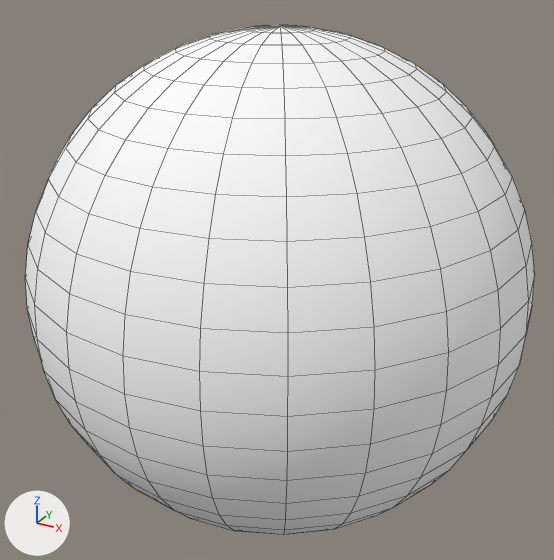
One commit to the FBX model PlanetRhythem/Assets/Art/BeatMeshes/BubbleStar/BubbleStar.fbx: the scene before it, then after it.
One viewpoint serves both versions: a 50 mm lens placed at (0.494, -0.907, 0.453), pointed at (-0.004, -0.002, 0.0). The lights are fixed; the arrows at lower left show +X, +Y and +Z. Mesh edges are drawn as thin lines. Where no turn or scale is listed for an object, it has been applied to the vertices.

The first picture shows 'BubbleStar'.
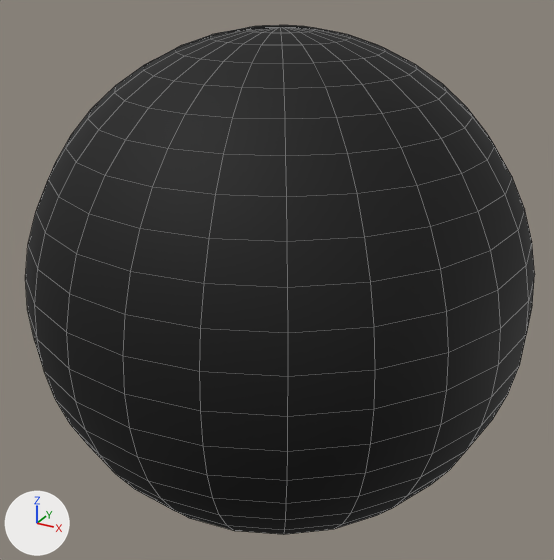
Commit message: updating bubble star mesh

The change, as a diff of the scene's bpy script:
```diff
--- a/PlanetRhythem/Assets/Art/BeatMeshes/BubbleStar/BubbleStar.fbx.py
+++ b/PlanetRhythem/Assets/Art/BeatMeshes/BubbleStar/BubbleStar.fbx.py
@@ mat_m_bubble @@
+mat_m_bubble = principled_material('m_Bubble')
+mat_m_bubble.base_color = (0.0, 0.0, 0.0)  # black #000000
+mat_m_bubble.roughness = 0.749
@@ me_mesh @@
 me_mesh.from_pydata(...)  # 916 vertices, 936 faces; spans x -0.355..0.355, y -0.355..0.355, z -0.355..0.355
 # used by ob_bubblestar; location = (0.0, 0.0, 0.0)
+# me_mesh part 1: 576 of the faces centred in x -0.347..0.347, y -0.347..0.347, z -0.353..0.353 switch from mat_m_bubblestar (white #ffffff) to mat_m_bubble (black #000000)
```

Pixel boxes [x1, y1, x2, y2] of what changed, in the pictures (554 x 560 px):
part 1 of me_mesh, recoloured (white to black): [25, 25, 535, 534] in both
